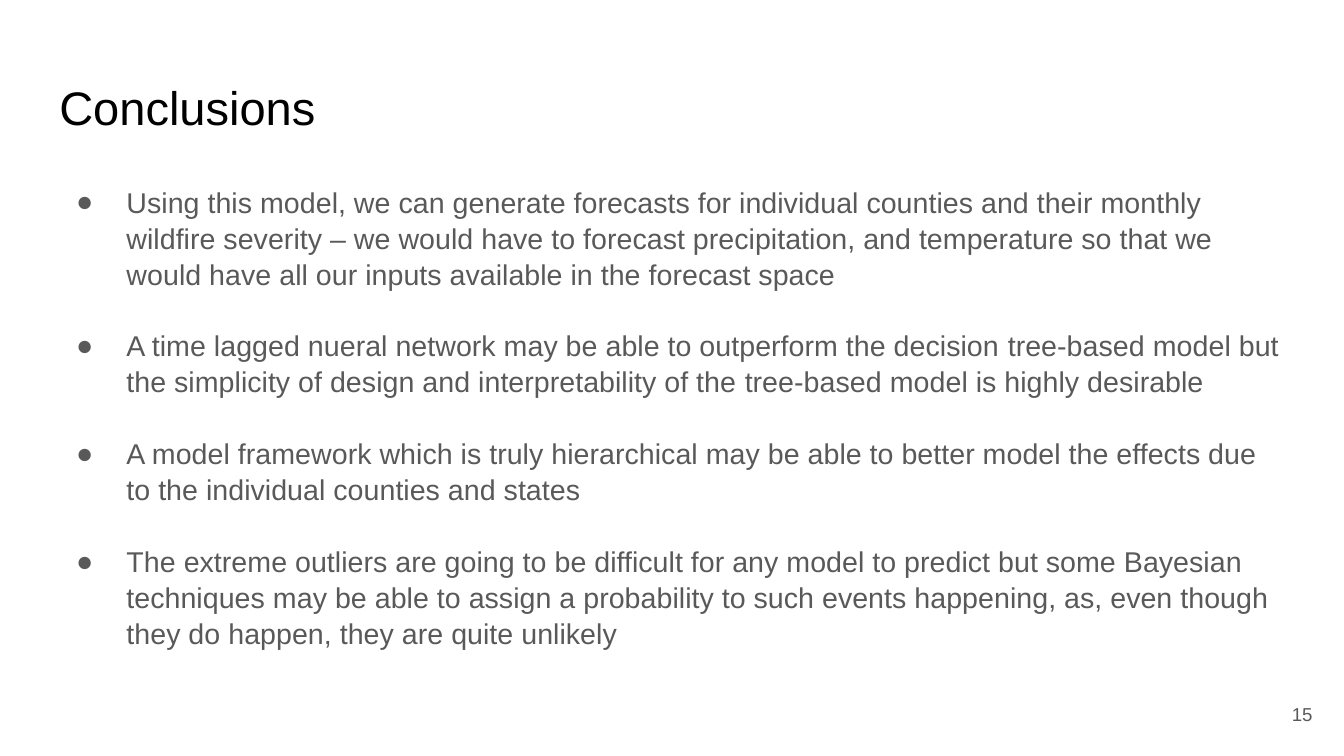
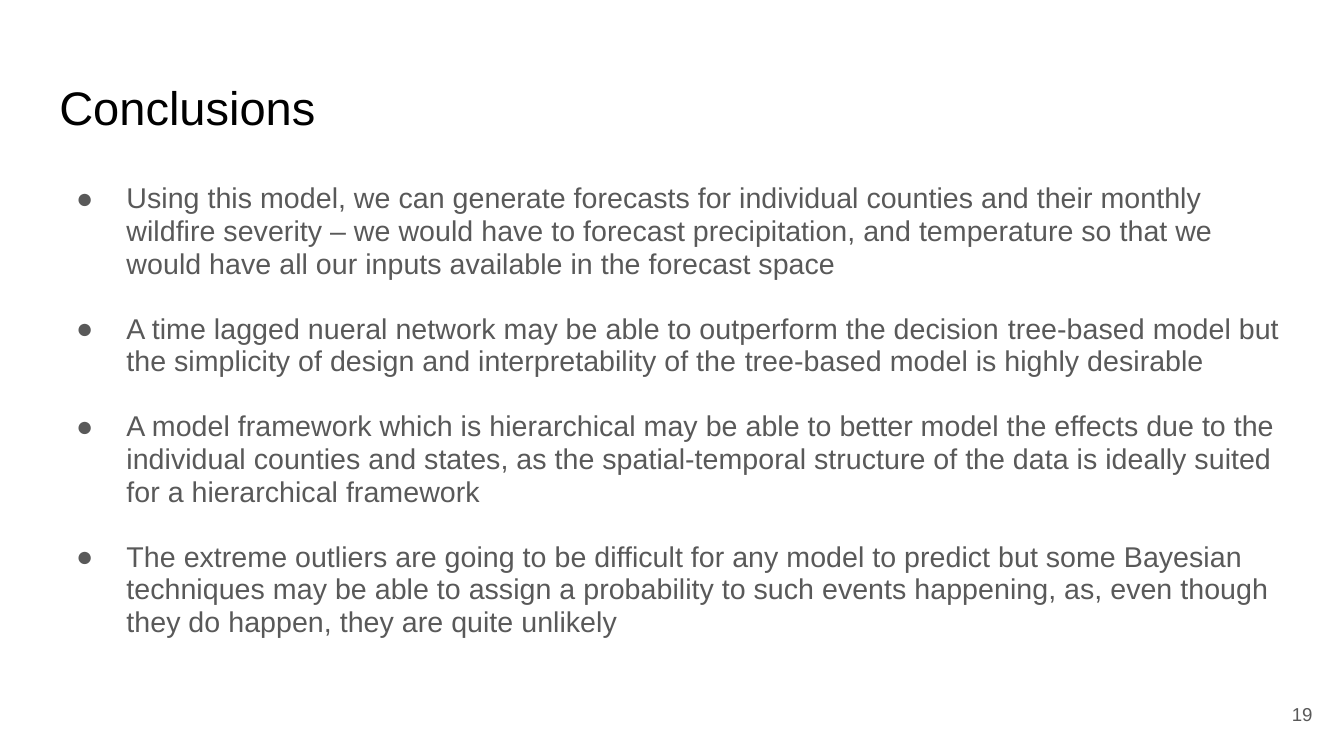
Before and after one commit to DCavanaugh98/WildfireMLProject, a slide deck: slide 19 of Math 8670 Final Project.pptx (slide 15 before the commit). Drawn at 1344x756 pixels with LibreOffice and Linux fonts; fonts in the diff are those of the drawing. Boxes give left, top, right and bottom in pixels: in the first picture for what was removed or moved away, otherwise in the second. Text is boxed around its words. In the diff, an @@ line names an element or a change of style, - is before the commit and + after.

```diff
--- a/Math 8670 Final Project.pptx
+++ b/Math 8670 Final Project.pptx
@@ text at (x1=126, y1=187, x2=1279, y2=638): line spacing 1.05 to 0.95 @@
@@ text at (x1=126, y1=415, x2=1274, y2=503): text changed @@
-● A model framework which is truly hierarchical may be able to better model the effects due to the individual counties and states
+● A model framework which is hierarchical may be able to better model the effects due to the individual counties and states, as the spatial-temporal structure of the data is ideally suited for a hierarchical framework
@@ page number at (x1=1292, y1=708, x2=1313, y2=721): text changed @@
-15
+19
```
Also in this commit, not shown: 11 other slides changed, 5 slides added, 1 slide removed, 12 other files.
